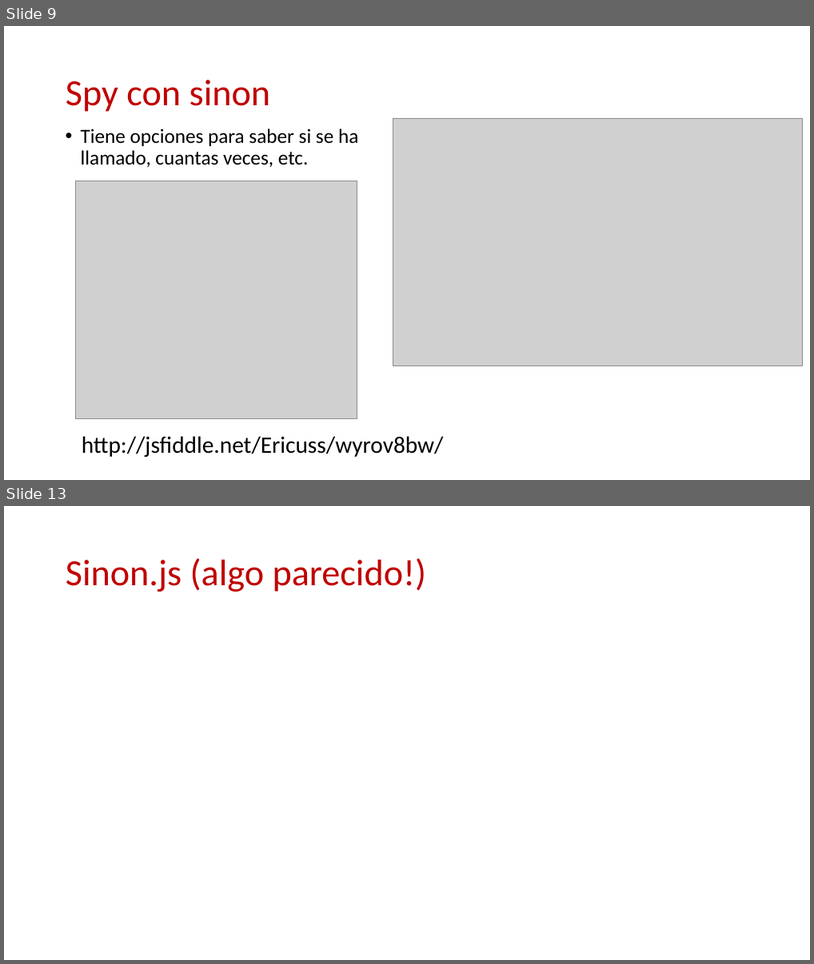
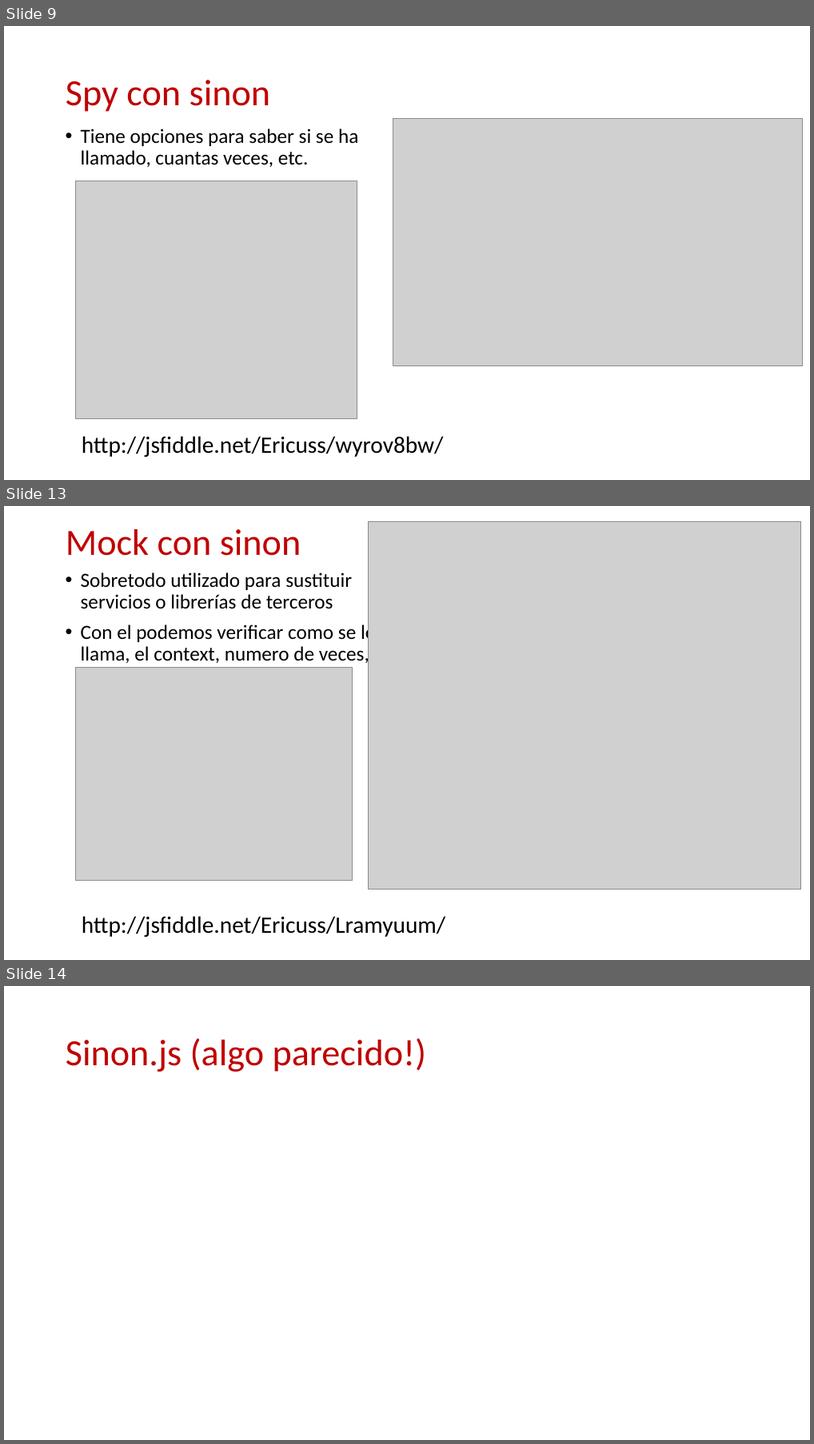
Before and after one commit to ericuss/TDD-Miercolex-Tokiota, a slide deck: Documentacion/jasmine.pptx. Shown one above the other, each under a label of ours: slides 9 and 13 before the commit, slides 9, 13 and 14 after it; the slides between them are not shown. The pictures are 814x964 and 814x1444 pixels, drawn with LibreOffice and Linux fonts; fonts in the diff are those of the drawing; grey boxes stand for pictures; background and template pictures are left out. Boxes give left, top, right and bottom in pixels: in the first picture for what was removed or moved away, otherwise in the second. Text is boxed around its words. In the diff, an @@ line names an element or a change of style, - is before the commit and + after.

```diff
--- a/Documentacion/jasmine.pptx
+++ b/Documentacion/jasmine.pptx
@@ slide 13 added at (4, 506, 810, 960), background #FFFFFF @@
@@ title added at (66, 529, 301, 556), 44 pt, text #C00000 @@
+Mock con sinon
@@ picture added at (369, 522, 802, 889) @@
@@ text added at (81, 572, 375, 665), 24 pt, text #000000 @@
+• Sobretodo utilizado para sustituir servicios o librerías de terceros
+• Con el podemos verificar como se le llama, el context, numero de veces, …
@@ picture added at (75, 667, 353, 880) @@
@@ text added at (82, 916, 446, 936), 28 pt, text #000000 @@
+http://jsfiddle.net/Ericuss/Lramyuum/
@@ what was slide 13 is now slide 14 @@
```
Also in this commit, not shown: 4 slides changed.
